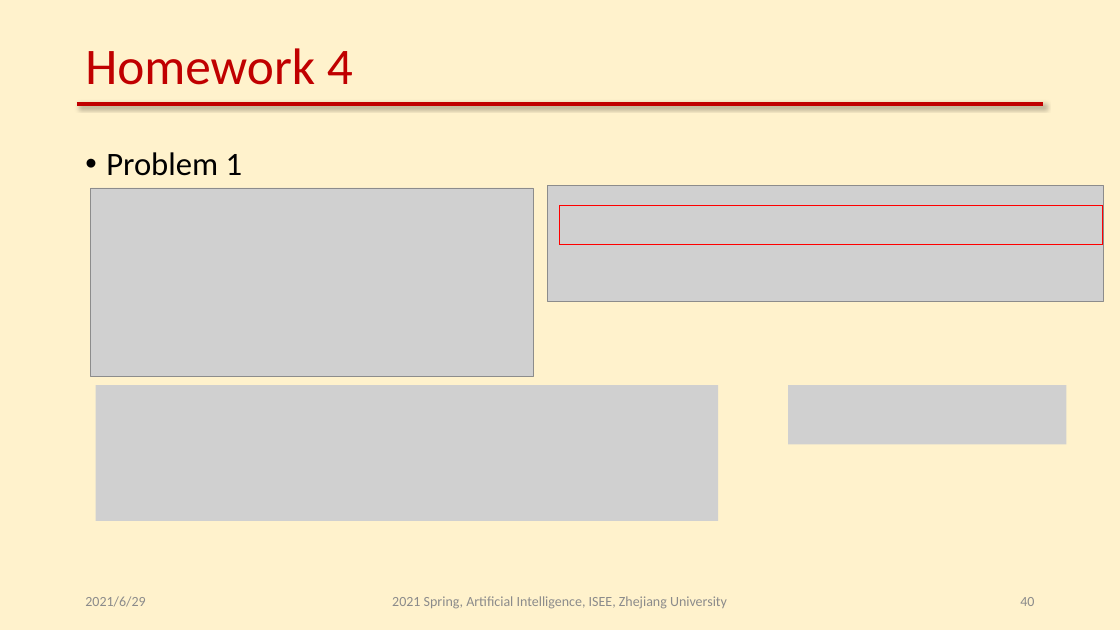
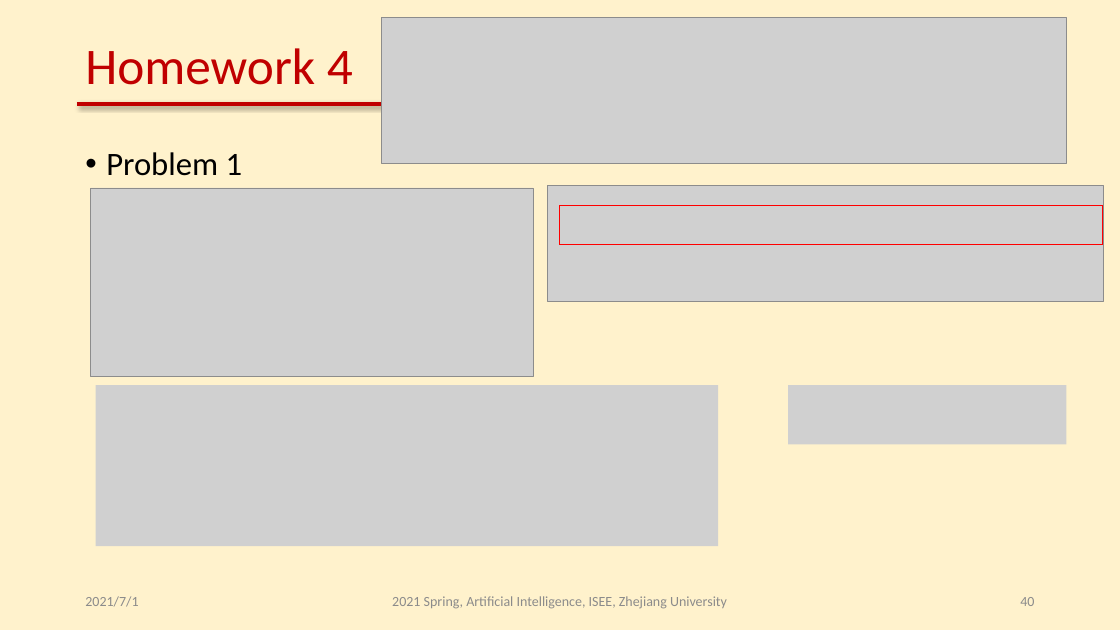
Before and after one commit to LukeLIN-web/Artificial-Intelligence-Class, a slide deck: slide 40 of Homework/2021.5.17作业的答案.pptx. Drawn at 1120x630 pixels with LibreOffice and Linux fonts; fonts in the diff are those of the drawing; grey boxes stand for pictures. Boxes give left, top, right and bottom in pixels: in the first picture for what was removed or moved away, otherwise in the second. Text is boxed around its words. In the diff, an @@ line names an element or a change of style, - is before the commit and + after.

```diff
--- a/Homework/2021.5.17作业的答案.pptx
+++ b/Homework/2021.5.17作业的答案.pptx
@@ picture added at <box>381,17,1066,163</box> @@
@@ picture: place and size @@
-picture at <box>96,385,718,521</box>
+picture at <box>96,385,718,546</box>
@@ text at <box>85,596,138,607</box>: text changed @@
-2021/6/29
+2021/7/1
```
Also in this commit, not shown: 56 other slides changed, 1 other file.
